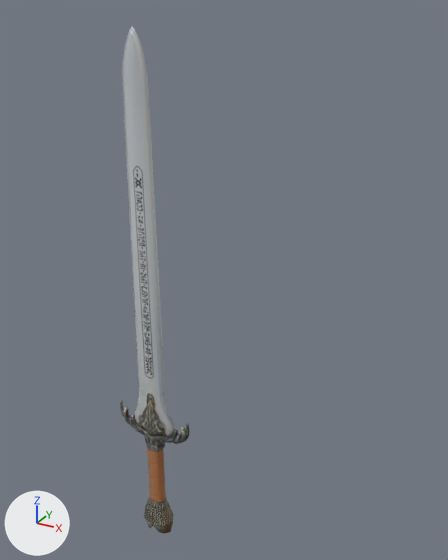
What one commit did to the Blender file Assets/TFGASSETS/Baphomet-Sword/baphomet-sword.blend.
The view is the same before and after, from a 50 mm camera at (2.84, -3.69, 4.07) aimed at (0.61, 0.35, 2.05). Every picture has the same lights, and +X, +Y and +Z are marked at lower left.

Objects in the first picture: 'Baphomet-Sword'.
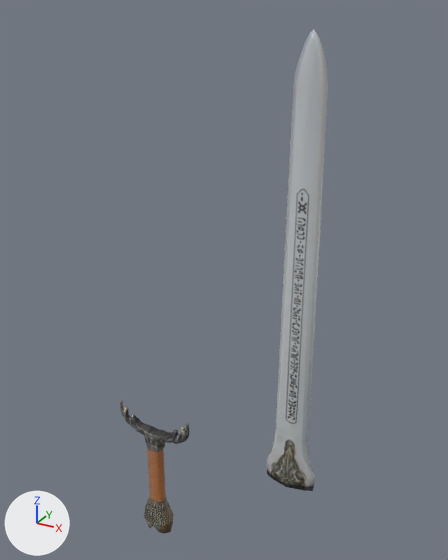
Where the change shows, as pixel boxes [x1, y1, x2, y2] in the pictures (448 x 560 px):
'Baphomet-Sword.001', added
    after: [266, 29, 328, 491]
'Baphomet-Sword', reshaped (74% shorter)
    before: [120, 26, 190, 533]
    after: [120, 400, 190, 533]
part 1 of me_baphometsword, deleted
    before: [122, 26, 175, 436]

What changed in the scene script:
```text
Change me_baphometsword:
    where me_baphometsword.from_pydata(...)  # 519 vertices, 1028 faces; spans x -0.38..0.38, y 0.02..0.24, z -0.71..3.95
    used by ob_baphomet_sword; location = (0.0, 0.0, 0.0)
    me_baphometsword part 1: the loose piece of 149 vertices spanning x -0.21..0.21, y 0.07..0.19, z 0.44..3.95 is deleted
Add me_baphometsword_001:
    me_baphometsword_001.from_pydata(...)  # 149 vertices, 292 faces; spans x -0.21..0.21, y 0.07..0.19, z 0.44..3.95
    me_baphometsword_001.polygons.foreach_set('use_smooth', [True] * 292)
    me_baphometsword_001.materials.append(mat_baphometsword_mat)  # picture img_baphomet_sword_albedo_png
Add ob_baphomet_sword_001:
    ob_baphomet_sword_001 = bpy.data.objects.new('Baphomet-Sword.001', me_baphometsword_001)
    ob_baphomet_sword_001.location = (1.356, 0.0, 0.0)
```
